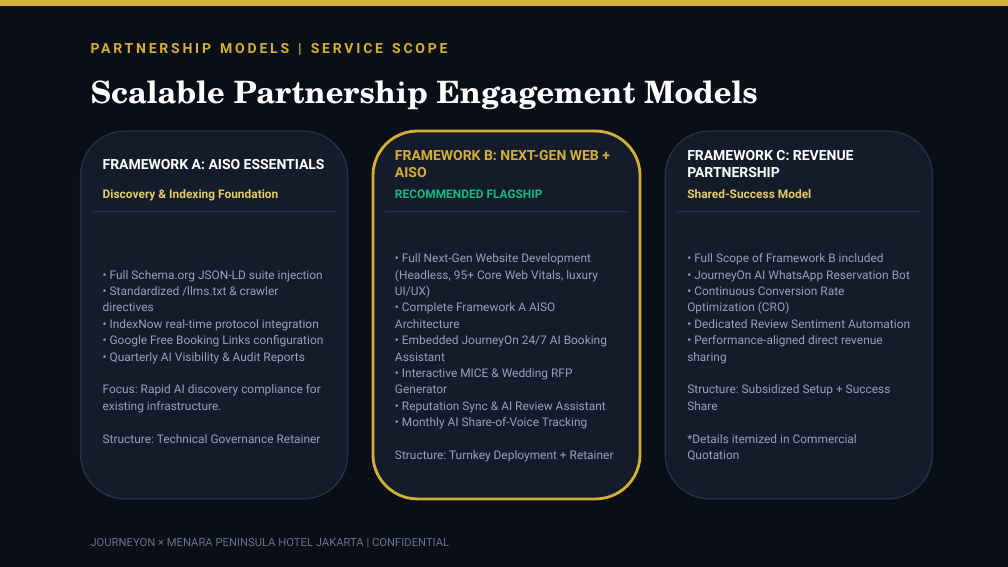
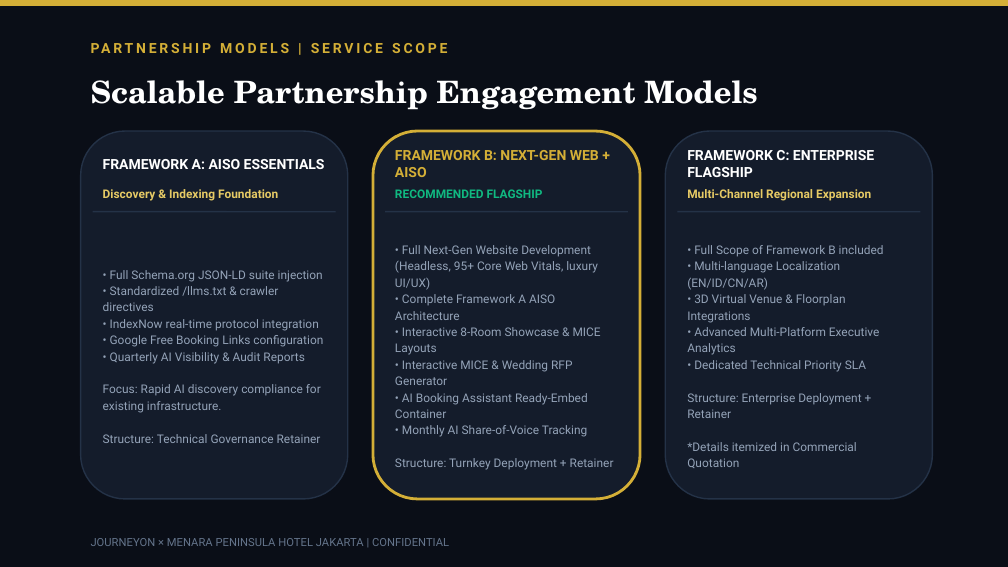
Before and after one commit to arbuuuud/menarapeninsula, a slide deck: slide 12 of PITCH_DECK_MENARA_PENINSULA_AISO.pptx. Drawn at 1008x567 pixels with LibreOffice and Linux fonts; fonts in the diff are those of the drawing. Boxes give left, top, right and bottom in pixels: in the first picture for what was removed or moved away, otherwise in the second. Text is boxed around its words. In the diff, an @@ line names an element or a change of style, - is before the commit and + after.

Commit message:
refactor(deck): align product boundaries to position website as AI Assistant integration container

```diff
--- a/PITCH_DECK_MENARA_PENINSULA_AISO.pptx
+++ b/PITCH_DECK_MENARA_PENINSULA_AISO.pptx
@@ text at (687, 150, 874, 177): text changed @@
-FRAMEWORK C: REVENUE PARTNERSHIP
+FRAMEWORK C: ENTERPRISE FLAGSHIP
@@ text at (687, 189, 871, 201): text changed @@
-Shared-Success Model
+Multi-Channel Regional Expansion
@@ text at (687, 261, 879, 418): text changed @@
-• JourneyOn AI WhatsApp Reservation Bot
-• Continuous Conversion Rate Optimization (CRO)
-• Dedicated Review Sentiment Automation
-• Performance-aligned direct revenue sharing
-Structure: Subsidized Setup + Success Share
+• Multi-language Localization (EN/ID/CN/AR)
+• 3D Virtual Venue & Floorplan Integrations
+• Advanced Multi-Platform Executive Analytics
+• Dedicated Technical Priority SLA
+Structure: Enterprise Deployment + Retainer
@@ text at (395, 327, 601, 355): text changed @@
-• Embedded JourneyOn 24/7 AI Booking Assistant
+• Interactive 8-Room Showcase & MICE Layouts
@@ text at (395, 393, 588, 418): text changed @@
-• Reputation Sync & AI Review Assistant
+• AI Booking Assistant Ready-Embed Container
```
Also in this commit, not shown: 7 other slides changed, 2 other files.
